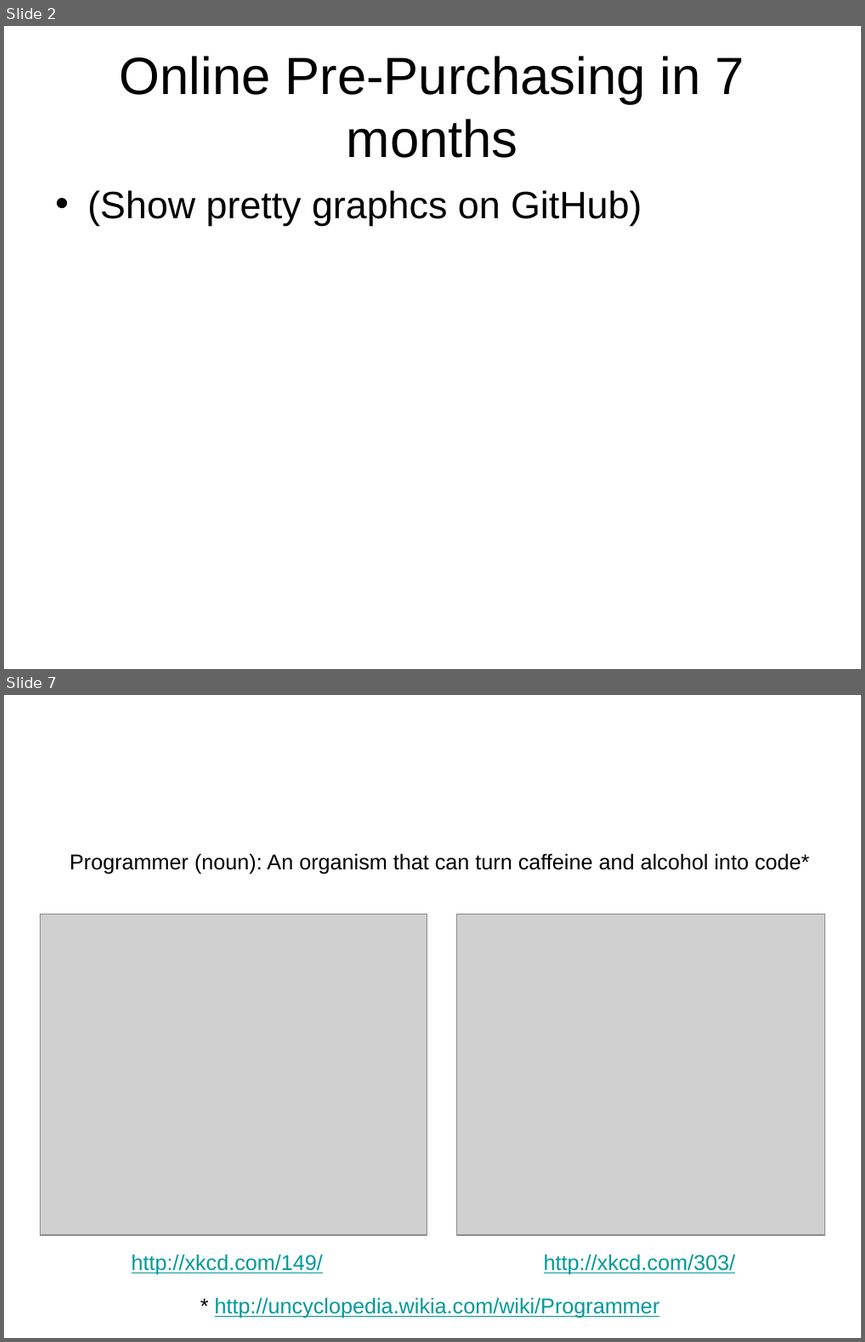
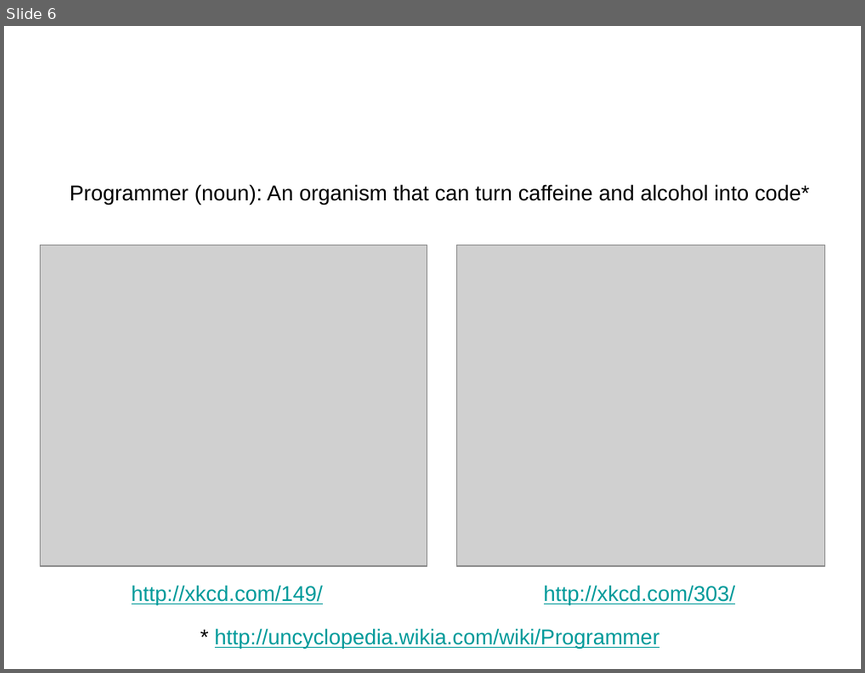
Before and after one commit to acgetchell/Presentations, a slide deck: TIF-Ignite.pptx. Shown one above the other, each under a label of ours: slides 2 and 7 before the commit, slide 6 after it; the slides between them are not shown. The pictures are 865x1342 and 865x673 pixels, drawn with LibreOffice and Linux fonts; fonts in the diff are those of the drawing; grey boxes stand for pictures; background and template pictures are left out. Boxes give left, top, right and bottom in pixels: in the first picture for what was removed or moved away, otherwise in the second. Text is boxed around its words. In the diff, an @@ line names an element or a change of style, - is before the commit and + after.

Commit message:
Separated TIF-Ignite and Online Pre-Purchasing presentations

```diff
--- a/TIF-Ignite.pptx
+++ b/TIF-Ignite.pptx
@@ slide 2 removed at bbox=[4, 26, 861, 669], background picture (left out) @@
@@ title removed at bbox=[120, 56, 744, 158] @@
-Online Pre-Purchasing in 7 months
@@ text removed at bbox=[87, 190, 642, 226] @@
-• (Show pretty graphcs on GitHub)
@@ what was slide 7 is now slide 6 @@
```
Also in this commit, not shown: 4 slides changed, 5 slides added, 5 other slides removed, 3 other files.
